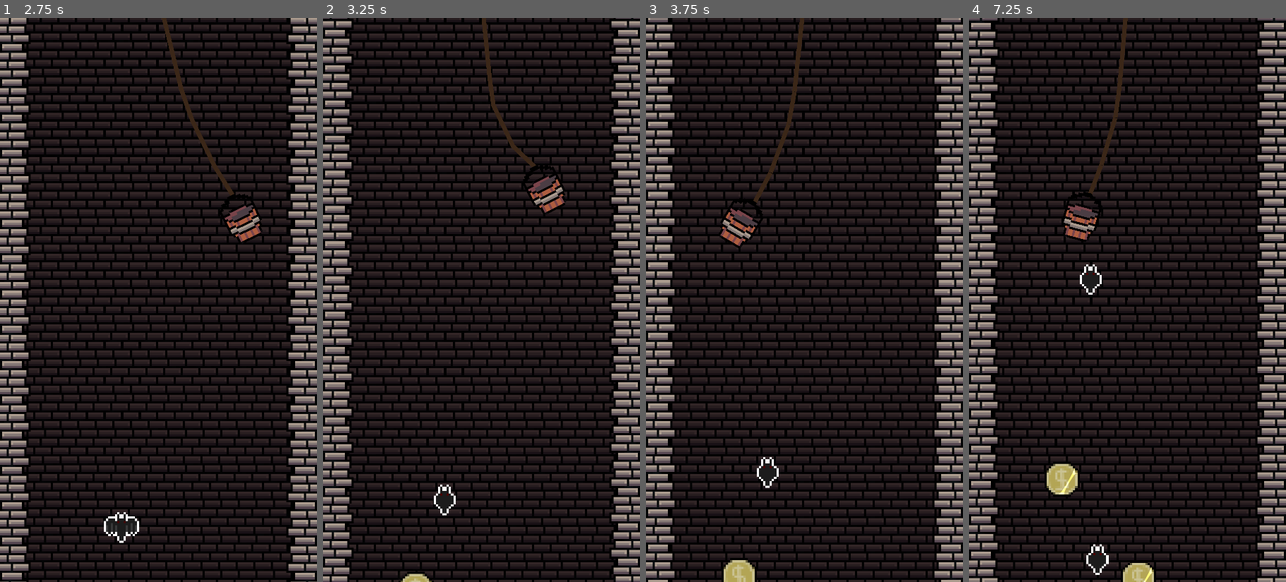
Above: before the commit, frames 1-4 (left to right).
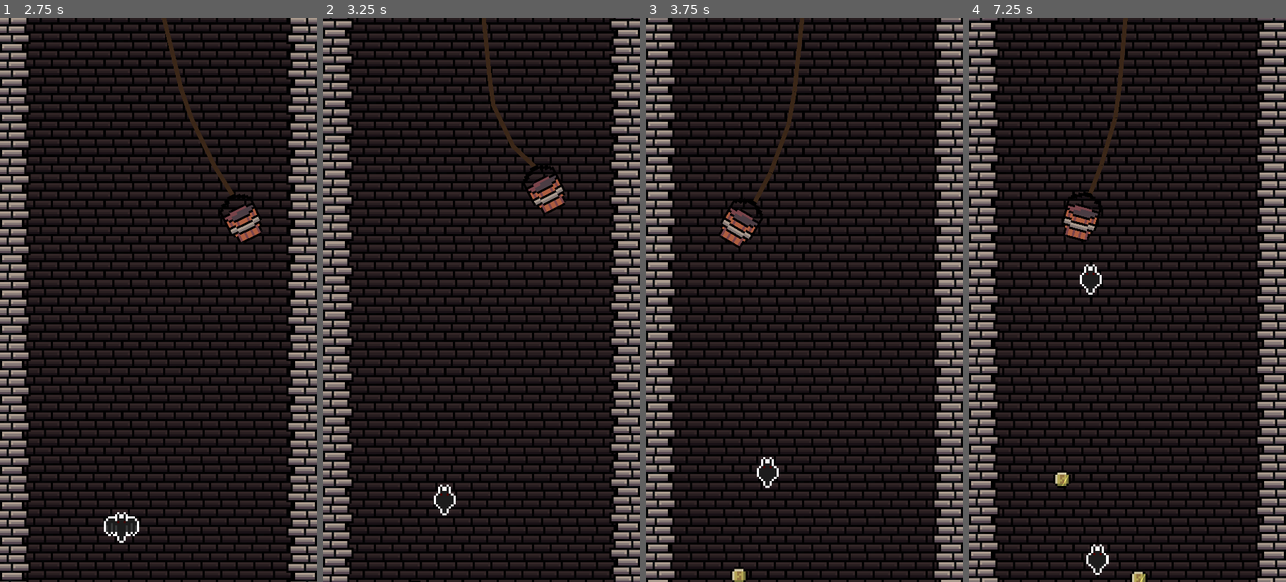
Above: after the commit, the same moments.

Repository: AdrienPiechocki/LudumDareAvril2025
Game: Godot game, scene res://Scenes/Game.tscn
The game is run twice, just before and just after one commit, with the same random seed, the same clock (stepped at 60 frames per second) and the same inputs.
Inputs:
- Up to frame 1 (2.75 s): hold Right (ui_right) 0.53-1.28 s; hold Down (ui_down) 1.28-2.03 s; hold Right (ui_right) from 2.03 s (still down)
- Up to frame 2 (3.25 s): release Right (ui_right) at 2.78 s; hold Up (ui_up) from 2.78 s (still down)
- Up to frame 3 (3.75 s): release Up (ui_up) at 3.53 s; hold Left (ui_left) from 3.53 s (still down)
- Up to frame 4 (7.25 s): release Left (ui_left) at 5.03 s; hold Down (ui_down) 5.03-5.78 s; hold Right (ui_right) 5.78-6.53 s; hold Up (ui_up) from 6.53 s (still down)

Frame 1 is identical in both runs. In frame 2, 0.1% of the frame differs, in the area x 23-35%, y 98-100%; in frame 3, 0.4%; in frame 4, 0.8%, in the area x 23-60%, y 78-100%.

Commit message:
Add new coins

Diff:
--- a/Prefabs/Bat.tscn
+++ b/Prefabs/Bat.tscn
@@ -19,7 +19,7 @@
 }]
 
 [sub_resource type="CircleShape2D" id="CircleShape2D_euh30"]
-radius = 7.0
+radius = 5.0
 
 [node name="Bat" type="CharacterBody2D" groups=["Bat"]]
 motion_mode = 1
--- a/Prefabs/Coin.tscn
+++ b/Prefabs/Coin.tscn
@@ -1,12 +1,12 @@
 [gd_scene load_steps=8 format=3 uid="uid://c42lalo5yvoic"]
 
-[ext_resource type="Texture2D" uid="uid://5uyarsp60e52" path="res://Sprites/coin.png" id="1_bqgpa"]
 [ext_resource type="Script" uid="uid://rvypf40oawd7" path="res://Scripts/Coin.gd" id="1_kmp0c"]
 [ext_resource type="Shader" uid="uid://c5tiwm22ug6ax" path="res://Shaders/Coin.gdshader" id="2_214dt"]
+[ext_resource type="Texture2D" uid="uid://cp65jl8nkif4w" path="res://Sprites/SmallCoin.png" id="2_cm0x5"]
 [ext_resource type="PackedScene" uid="uid://baa3sj23mt5s5" path="res://Prefabs/Particules/CoinParticules.tscn" id="3_qxink"]
 
 [sub_resource type="CircleShape2D" id="CircleShape2D_bqgpa"]
-radius = 8.0
+radius = 5.0
 
 [sub_resource type="CircleShape2D" id="CircleShape2D_kmp0c"]
 radius = 1.0
@@ -30,10 +30,9 @@
 script = ExtResource("1_kmp0c")
 
 [node name="Sprite2D" type="Sprite2D" parent="."]
-texture = ExtResource("1_bqgpa")
+texture = ExtResource("2_cm0x5")
 
 [node name="Area2D" type="Area2D" parent="."]
-visible = false
 
 [node name="CollisionShape2D" type="CollisionShape2D" parent="Area2D"]
 shape = SubResource("CircleShape2D_bqgpa")
@@ -46,6 +45,6 @@
 [node name="ShaderLayerSprite" type="Sprite2D" parent="."]
 modulate = Color(1, 1, 0.87451, 0.454902)
 material = SubResource("ShaderMaterial_214dt")
-texture = ExtResource("1_bqgpa")
+texture = ExtResource("2_cm0x5")
 
 [connection signal="area_entered" from="Area2D" to="." method="_on_area_2d_area_entered"]
--- a/Scripts/Coin.gd
+++ b/Scripts/Coin.gd
@@ -11,7 +11,6 @@
 	velocity = Vector2(0,-1) * speed * delta
 	move_and_slide()
 
-
 func _on_area_2d_area_entered(area: Area2D) -> void:
 	var particules : CPUParticles2D = $CoinParticules
 	particules.reparent(get_parent())
--- a/Scripts/PlayerController.gd
+++ b/Scripts/PlayerController.gd
@@ -10,11 +10,11 @@
 
 	if aBodies.size() > 0 :
 		for bodyNode2D : Node2D in aBodies :
-			if (bodyNode2D.is_in_group("Wall") || bodyNode2D.is_in_group("Rock") || bodyNode2D.is_in_group("Bat")) && flag:
+			if (bodyNode2D.is_in_group("Wall") || bodyNode2D.is_in_group("Rock")) && flag:
 				cooldown()
 				coins -= 1
 				$WallHit.play()
-				if bodyNode2D.is_in_group("Rock") || bodyNode2D.is_in_group("Bat"):
+				if bodyNode2D.is_in_group("Rock"):
 					bodyNode2D.queue_free()
 
 	move(delta)
Not shown: 1 places in Prefabs/Bat.tscn that only renumber resources
Binary file added: Sprites/SmallCoin.png
Not shown, added: Sprites/SmallCoin.png.import
Binary file changed: Sprites/coin.png
Binary file added: Sprites/coinDollar.png
Not shown, added: Sprites/coinDollar.png.import
